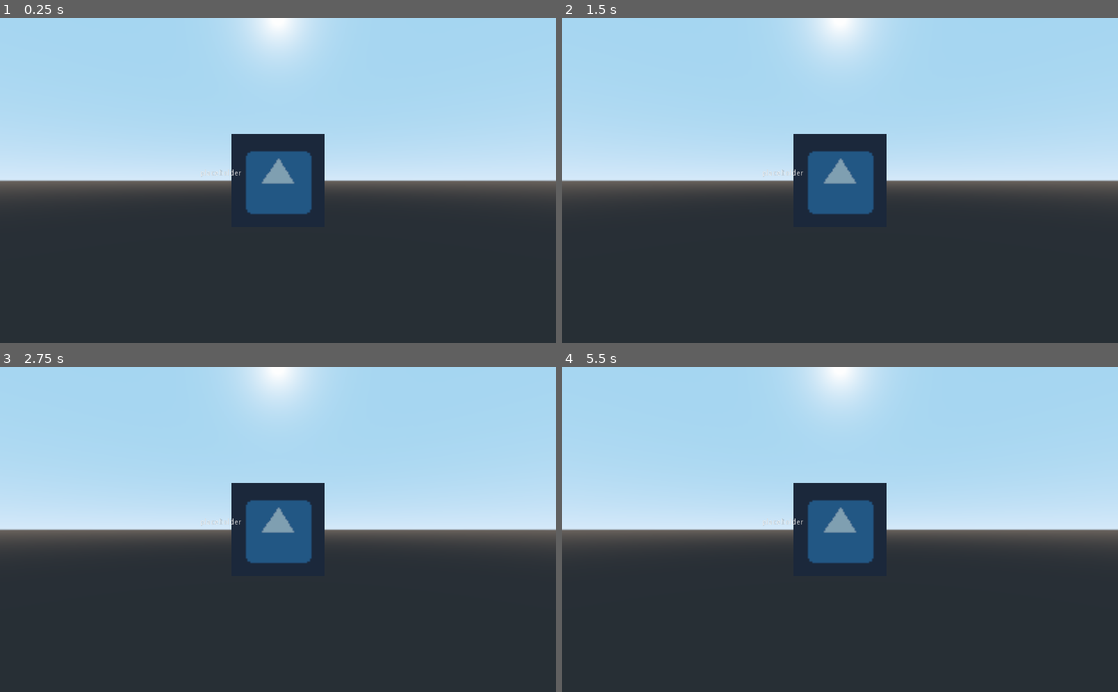
Above: before the commit, frames 1-4 (two rows, left to right).
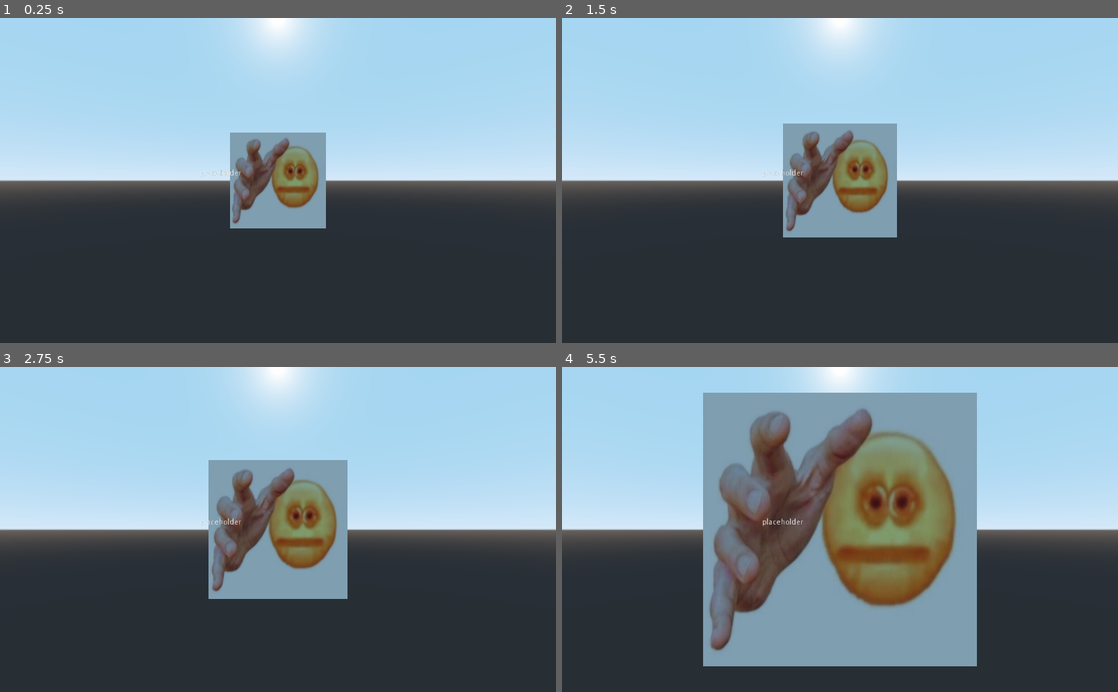
Above: after the commit, the same moments.

Repository: Warspiteful/catboy-typing
Game: Godot game, scene res://Main.tscn
The game is run twice, just before and just after one commit, with the same random seed, the same clock (stepped at 60 frames per second) and the same inputs. The engine's default icon, where the game draws it, is replaced by a stand-in: a white triangle on a blue panel in a dark square.
Inputs:
- Up to frame 1 (0.25 s): no input
- Up to frame 2 (1.5 s): tap Enter at 0.5 s
- Up to frame 3 (2.75 s): no input
- Up to frame 4 (5.5 s): no input

The runs differ from the first frame. In frame 1, 5.1% of the frame differs, in the area x 41-59%, y 35-65%; in frame 2, 7.2%; in frame 3, 11%; in frame 4, 41%, in the area x 25-75%, y 7-93%.

Commit message:
Oh god oh-

Diff:
--- a/catboy-project/Main.tscn
+++ b/catboy-project/Main.tscn
@@ -1,8 +1,9 @@
-[gd_scene load_steps=7 format=2]
+[gd_scene load_steps=8 format=2]
 
 [ext_resource path="res://icon.png" type="Texture" id=1]
 [ext_resource path="res://Scripts/Main.gd" type="Script" id=2]
 [ext_resource path="res://Scripts/Enemy.gd" type="Script" id=3]
+[ext_resource path="res://unknown.png" type="Texture" id=4]
 
 [sub_resource type="PlaneMesh" id=1]
 
@@ -13,7 +14,7 @@
 bind/0/pose = Transform( 1, 0, 0, 0, 1, 0, 0, 0, 1, 0, 0, 0 )
 
 [sub_resource type="SpatialMaterial" id=3]
-albedo_texture = ExtResource( 1 )
+albedo_texture = ExtResource( 4 )
 
 [node name="Main" type="Spatial"]
 script = ExtResource( 2 )
--- a/catboy-project/Scripts/Enemy.gd
+++ b/catboy-project/Scripts/Enemy.gd
@@ -6,13 +6,13 @@
 export (Color) var green = Color("#639765")
 export (Color) var red = Color("#a65455")
 
-export (float) var speed = 0.1
+export (float) var speed = 0.01
 
 func get_prompt() -> String:
 	return prompt.text
 
 func _physics_process(delta):
-	global_transform.translated(Vector3(0,0,speed))
+	transform = transform.translated(Vector3(0,speed,0))
 
 func set_next_character(next_character_index : int):
 	var blue_text = get_bbcode_color_tag(blue) + prompt_text.substr(0,next_character_index) + get_bbcode_end_color_tag()
Binary file added: catboy-project/unknown.png
Not shown, added: catboy-project/unknown.png.import
